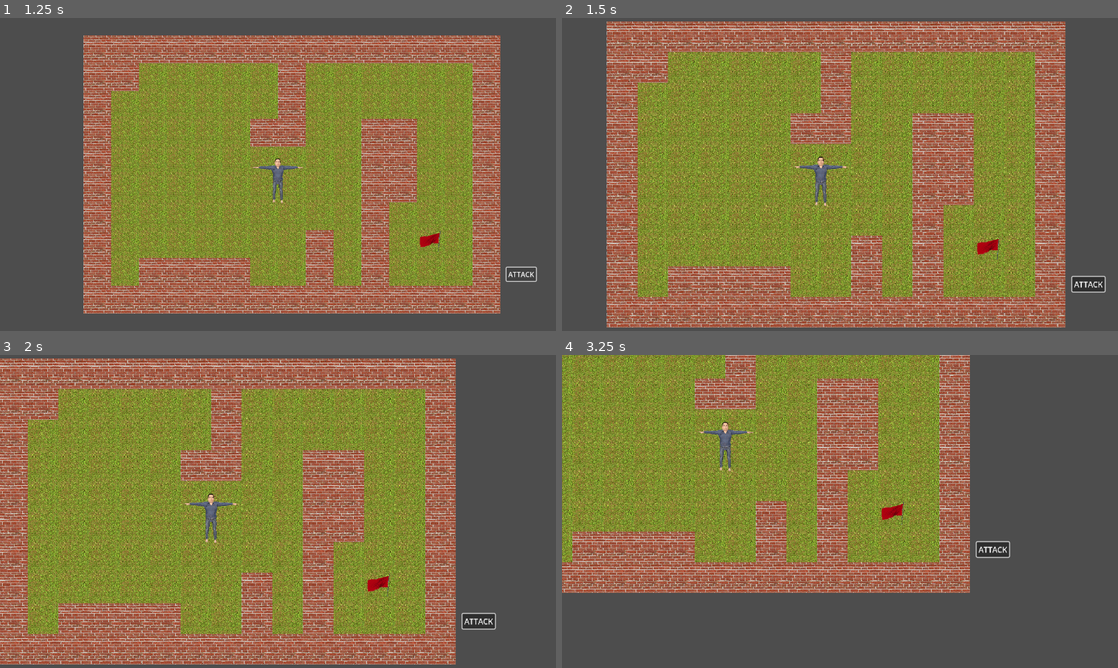
Above: before the commit, frames 1-4 (two rows, left to right).
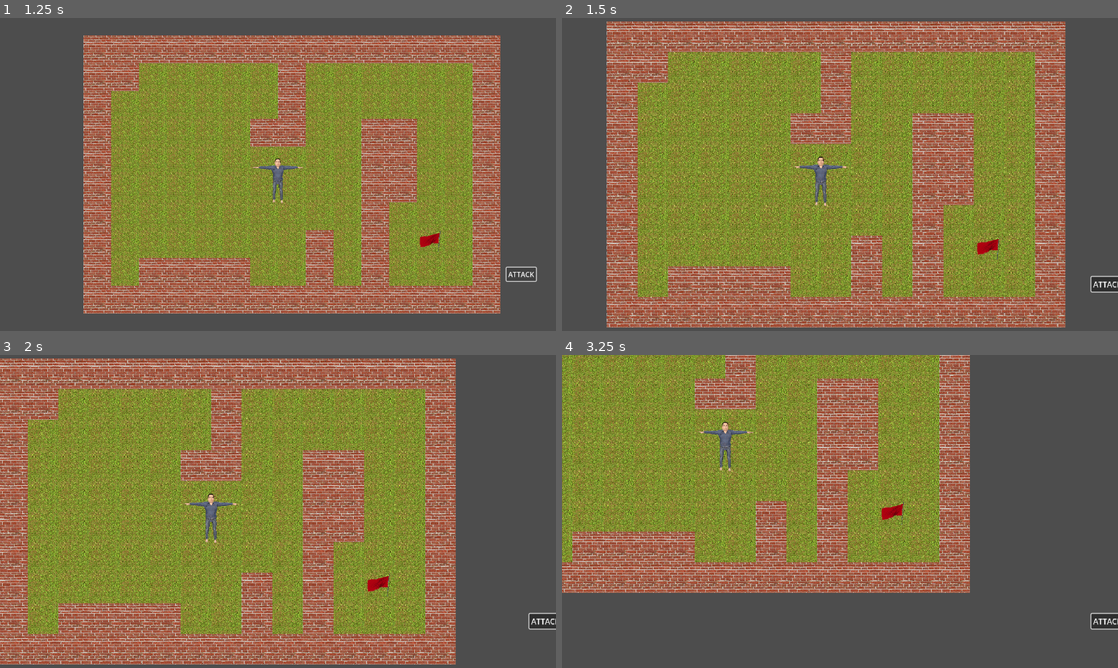
Above: after the commit, the same moments.

Repository: MaxWesterlund/Combombo
Game: Godot game, scene res://Scenes/main.tscn
The game is run twice, just before and just after one commit, with the same random seed, the same clock (stepped at 60 frames per second) and the same inputs.
Inputs (mouse positions are in pixels of both pictures, inside the frame that each line leads up to):
- Up to frame 1 (1.25 s): click "ATTACK" at 0.5 s
- Up to frame 2 (1.5 s): tap Enter at 1.25 s; move the mouse to (962, 158) at 1.27 s; hold D (move_right) from 1.28 s (still down); tap Mouse wheel up (zoom_in) at 1.35 s; click (962, 158) at 1.42 s
- Up to frame 3 (2 s): keep holding D (move_right)
- Up to frame 4 (3.25 s): move the mouse to (728, 527) at 2.02 s; release D (move_right) at 2.03 s; hold S (move_down) 2.03-2.78 s; tap Mouse wheel down (zoom_out) at 2.1 s; move the mouse to (773, 624) at 2.77 s; hold D (move_right) from 2.78 s (still down); tap Mouse wheel up (zoom_in) at 2.85 s; click (773, 624) at 2.92 s

Frame 1 is identical in both runs. In frame 2, 0.3% of the frame differs, in the area x 91-100%, y 82-88%; in frame 3, 0.6%; in frame 4, 0.6%, in the area x 74-100%, y 59-88%.

Commit message:
bomb math

Diff:
--- a/Scenes/bombo.gd
+++ b/Scenes/bombo.gd
@@ -6,10 +6,10 @@
 	EXPLODED,
 }
 
+var explode_force = 2000000
+
 var state = STATE.IDLE
-
 var explode_time = 1.0
-
 var mouse_over = false
 
 @onready var player = get_node("/root/Main/Player")
@@ -43,7 +43,7 @@
 
 func _on_timer_timeout():
 	if can_reach_player():
-		Events.bomb_exploded.emit(position, 5100009)
+		Events.bomb_exploded.emit(position, explode_force)
 	sprite.texture = explosion_texture
 	time_text.visible = false
 	state = STATE.EXPLODED
--- a/Scenes/bombo.tscn
+++ b/Scenes/bombo.tscn
@@ -3,7 +3,8 @@
 [ext_resource type="Script" path="res://Scenes/bombo.gd" id="1_dqc76"]
 [ext_resource type="Texture2D" uid="uid://grtdbfxtxjhy" path="res://Sprites/dynamite.png" id="2_r4dto"]
 
-[sub_resource type="CircleShape2D" id="CircleShape2D_y1ulb"]
+[sub_resource type="RectangleShape2D" id="RectangleShape2D_ymvyc"]
+size = Vector2(59.4778, 20)
 
 [node name="Bombo" type="RigidBody2D" groups=["Bombs"]]
 collision_layer = 4
@@ -30,9 +31,9 @@
 text = "1...0"
 
 [node name="CollisionShape2D" type="CollisionShape2D" parent="."]
-position = Vector2(1.41586, -0.34515)
+position = Vector2(1.26968, -0.303232)
 rotation = -0.279253
-shape = SubResource("CircleShape2D_y1ulb")
+shape = SubResource("RectangleShape2D_ymvyc")
 
 [connection signal="input_event" from="." to="." method="_on_input_event"]
 [connection signal="timeout" from="Timer" to="." method="_on_timer_timeout"]
--- a/Scenes/main.tscn
+++ b/Scenes/main.tscn
@@ -8,7 +8,15 @@
 
 [node name="Main" type="Node2D"]
 
-[node name="AttackButton" type="Button" parent="." groups=["UI"]]
+[node name="MapGenerator" parent="." instance=ExtResource("5_t57r2")]
+collision_visibility_mode = 0
+
+[node name="BombMover" type="Node2D" parent="."]
+script = ExtResource("2_iy5b7")
+
+[node name="MainCamera" parent="." instance=ExtResource("6_tlvpa")]
+
+[node name="AttackButton" type="Button" parent="MainCamera" groups=["UI"]]
 offset_left = 526.0
 offset_top = 214.0
 offset_right = 594.0
@@ -17,16 +25,8 @@
 text = "ATTACK"
 script = ExtResource("2_g2qk1")
 
-[node name="MapGenerator" parent="." instance=ExtResource("5_t57r2")]
-collision_visibility_mode = 0
-
-[node name="BombMover" type="Node2D" parent="."]
-script = ExtResource("2_iy5b7")
-
-[node name="MainCamera" parent="." instance=ExtResource("6_tlvpa")]
-
 [node name="Player" parent="." instance=ExtResource("1_eabme")]
 top_level = true
 position = Vector2(561, 320)
 
-[connection signal="pressed" from="AttackButton" to="AttackButton" method="_on_pressed"]
+[connection signal="pressed" from="MainCamera/AttackButton" to="MainCamera/AttackButton" method="_on_pressed"]
--- a/Scenes/map_generator.gd
+++ b/Scenes/map_generator.gd
@@ -9,10 +9,11 @@
 
 var bomb = preload("res://Scenes/Bombo.tscn")
 
-const TILE_COLOR = {
-	ground = Color(0, 1, 0, 1),
-	wall = Color(1, 0, 0, 1),
-	goal = Color(1, 1, 0, 1)
+const TILE_IMG_COLOR = {
+	ground = Color8(0, 255, 0),
+	start = Color8(255, 0, 255),
+	goal = Color8(255, 255, 0),
+	wall = Color8(255, 0, 0),
 }
 
 func _ready():
@@ -27,9 +28,10 @@
 
 	for y in range(level_size.y):
 		for x in range(level_size.x):
-			var color = image.get_pixel(x, y)
+			var color01 = image.get_pixel(x, y)
+			var color = Color8(color01.r8, color01.g8, color01.b8, color01.a8)
 			set_cell(0, Vector2i(x, y) - level_size/2, 0, atlas_coords_from_color(color))
-			if color == Color(1, 0, 1, 1):
+			if color == TILE_IMG_COLOR.start:
 				pp = position
 	var bomb_count = 0
 	var bombs = []
@@ -50,12 +52,12 @@
 
 func atlas_coords_from_color(color) -> Vector2i:
 	match color:
-		Color(1, 0, 0, 1): # wall
+		TILE_IMG_COLOR.ground:
+			return Vector2i(0, 0)
+		TILE_IMG_COLOR.start:
+			return Vector2i(0, 0)
+		TILE_IMG_COLOR.goal:
+			return Vector2i(1, 0)
+		TILE_IMG_COLOR.wall:
 			return Vector2i(2, 0)
-		Color(0, 1, 0, 1): # ground
-			return Vector2i(0, 0)
-		Color(1, 0, 1, 1): # spawn
-			return Vector2i(0, 0)
-		Color(1, 1, 0, 1): # goal
-			return Vector2i(1, 0)
 	return ground
--- a/Scenes/player.gd
+++ b/Scenes/player.gd
@@ -1,6 +1,7 @@
 extends RigidBody2D
 
 const max_distance_multiplier = 4
+var distance_that_will_max_mult = 40
 
 func _ready():
 	Events.bomb_exploded.connect(add_explode_force)
@@ -12,5 +13,10 @@
 func add_explode_force(origin: Vector2, size: float):
 	var d = position - origin
 	var direction = d.normalized()
-	var distance_multiplier = min(100 / d.length(), max_distance_multiplier)
+	var distance_multiplier = min(
+		max_distance_multiplier * distance_that_will_max_mult / max(d.length(), distance_that_will_max_mult),
+		max_distance_multiplier
+	)
+	print(d.length())
+	print(distance_multiplier)
 	apply_force(direction * size * distance_multiplier)
